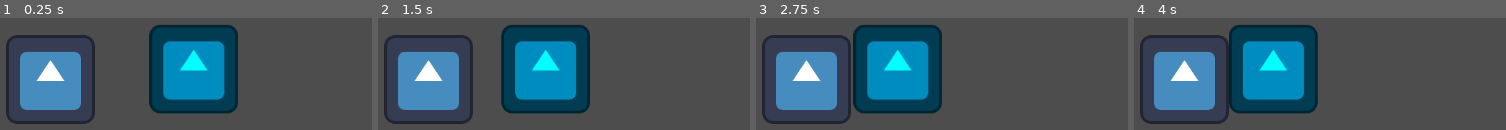
Above: before the commit, frames 1-4 (left to right).
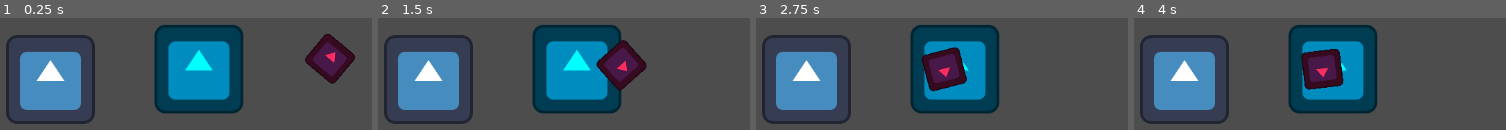
Above: after the commit, the same moments.

Repository: antax02/Ludum-Dare-58
Game: Godot game, scene res://scenes/world.tscn
Same seed, same stepped clock (60 frames per second), same inputs: the game is played once before the commit and once after it. The engine's default icon, where the game draws it, is replaced by a stand-in: a white triangle on a blue panel in a dark square.
Inputs:
- Up to frame 1 (0.25 s): no input
- Up to frame 2 (1.5 s): no input
- Up to frame 3 (2.75 s): no input
- Up to frame 4 (4 s): tap Enter at 3.5 s

The runs differ from the first frame. In frame 1, 9.0% of the frame differs, in the area x 40-96%, y 6-86%; in frame 2, 20%; in frame 3, 29%; in frame 4, 30%, in the area x 25-66%, y 6-86%.

Commit message:
Add fast enemy type and improve enemy behavior
Introduced a FastEnemy class with reduced health and created its scene. Refactored Enemy to use class_name, added target following logic, and updated world scene to use new enemy path. Also moved enemy assets to 'enemies' directory for better organization.

Diff:
--- /dev/null
+++ b/scenes/enemies/fast_enemy.tscn
@@ -0,0 +1,7 @@
+[gd_scene load_steps=3 format=3 uid="uid://sq7g8x73x1ug"]
+
+[ext_resource type="PackedScene" uid="uid://bsttj07uh4amy" path="res://scenes/enemies/enemy.tscn" id="1_vtvp0"]
+[ext_resource type="Script" uid="uid://bct73rc14m1ua" path="res://scripts/fast_enemy.gd" id="2_ek7bv"]
+
+[node name="Enemy" instance=ExtResource("1_vtvp0")]
+script = ExtResource("2_ek7bv")
--- a/scenes/world.tscn
+++ b/scenes/world.tscn
@@ -1,7 +1,8 @@
-[gd_scene load_steps=3 format=3 uid="uid://beqeg2bwdnimd"]
+[gd_scene load_steps=4 format=3 uid="uid://beqeg2bwdnimd"]
 
 [ext_resource type="PackedScene" uid="uid://dlukhtdc5xlsr" path="res://scenes/player.tscn" id="1_nnsk1"]
 [ext_resource type="PackedScene" uid="uid://bs8q5ya0qs2po" path="res://scenes/rock.tscn" id="2_rwgxs"]
+[ext_resource type="PackedScene" uid="uid://bsttj07uh4amy" path="res://scenes/enemies/enemy.tscn" id="3_4wyf3"]
 
 [node name="World" type="Node2D"]
 
@@ -10,3 +11,6 @@
 
 [node name="Rock" parent="." instance=ExtResource("2_rwgxs")]
 position = Vector2(217, 3)
+
+[node name="Enemy" parent="." instance=ExtResource("3_4wyf3")]
+position = Vector2(431, -14)
--- a/scripts/enemy.gd
+++ b/scripts/enemy.gd
@@ -1,9 +1,25 @@
-extends CharacterBody2D
+class_name Enemy extends CharacterBody2D
 
 var target: Node2D
 var health: int = 100
 var damage: int = 10
-var speed: int = 4
+var speed: int = 100
+var rotation_speed: int = 5
+var distance: int = 200
 
-func player_target():
+
+func setup():
+	pass
+
+func _ready():
+	setup()
+
+func _physics_process(delta):
+	follow_target(delta)
+
+func follow_target(delta):
 	target = get_tree().get_first_node_in_group("player")
+	rotation = lerp_angle(rotation, (target.global_position - global_position).angle(), -(cos(PI * rotation_speed * delta) - 1) / 2)
+
+	if position.distance_to(target.position) > distance:
+		position = position.move_toward(target.position, speed * delta)
--- /dev/null
+++ b/scripts/fast_enemy.gd
@@ -0,0 +1,4 @@
+extends Enemy
+
+func setup():
+	health = 50
--- a/scripts/player.gd
+++ b/scripts/player.gd
@@ -1,8 +1 @@
 extends CharacterBody2D
-
-func _ready() -> void:
-	velocity.x = 30
-
-func _physics_process(delta: float) -> void:
-
-	move_and_slide()
Renamed: scenes/enemy/enemy.tscn -> scenes/enemies/enemy.tscn
Not shown, added: scripts/fast_enemy.gd.uid
